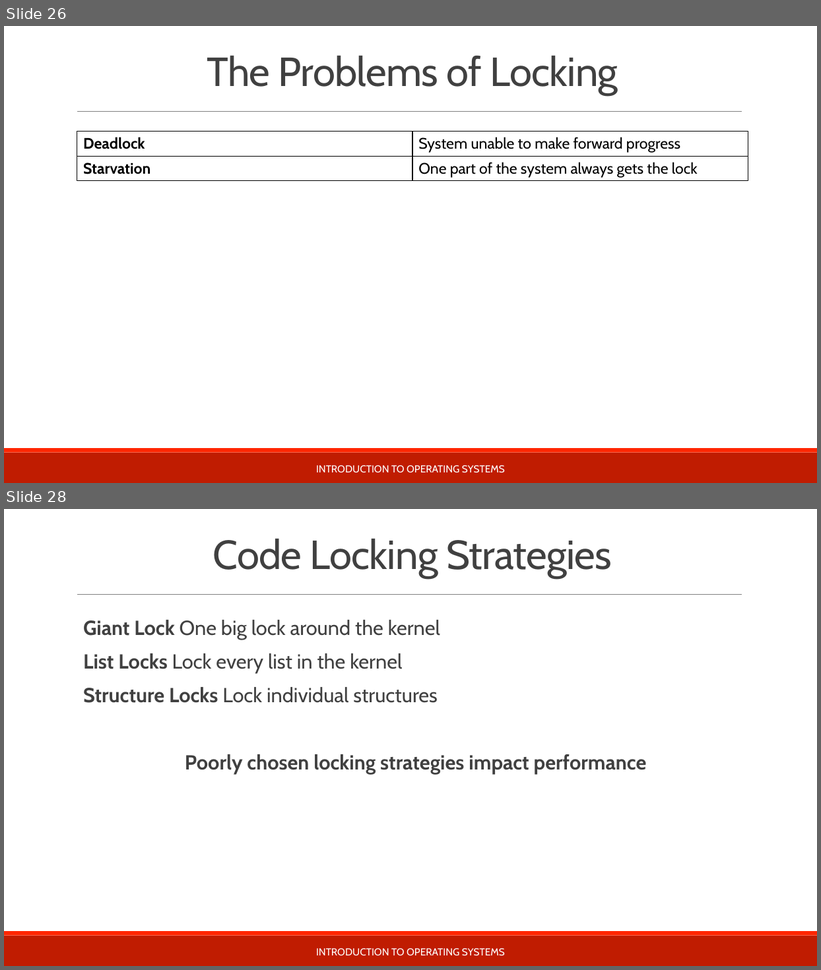
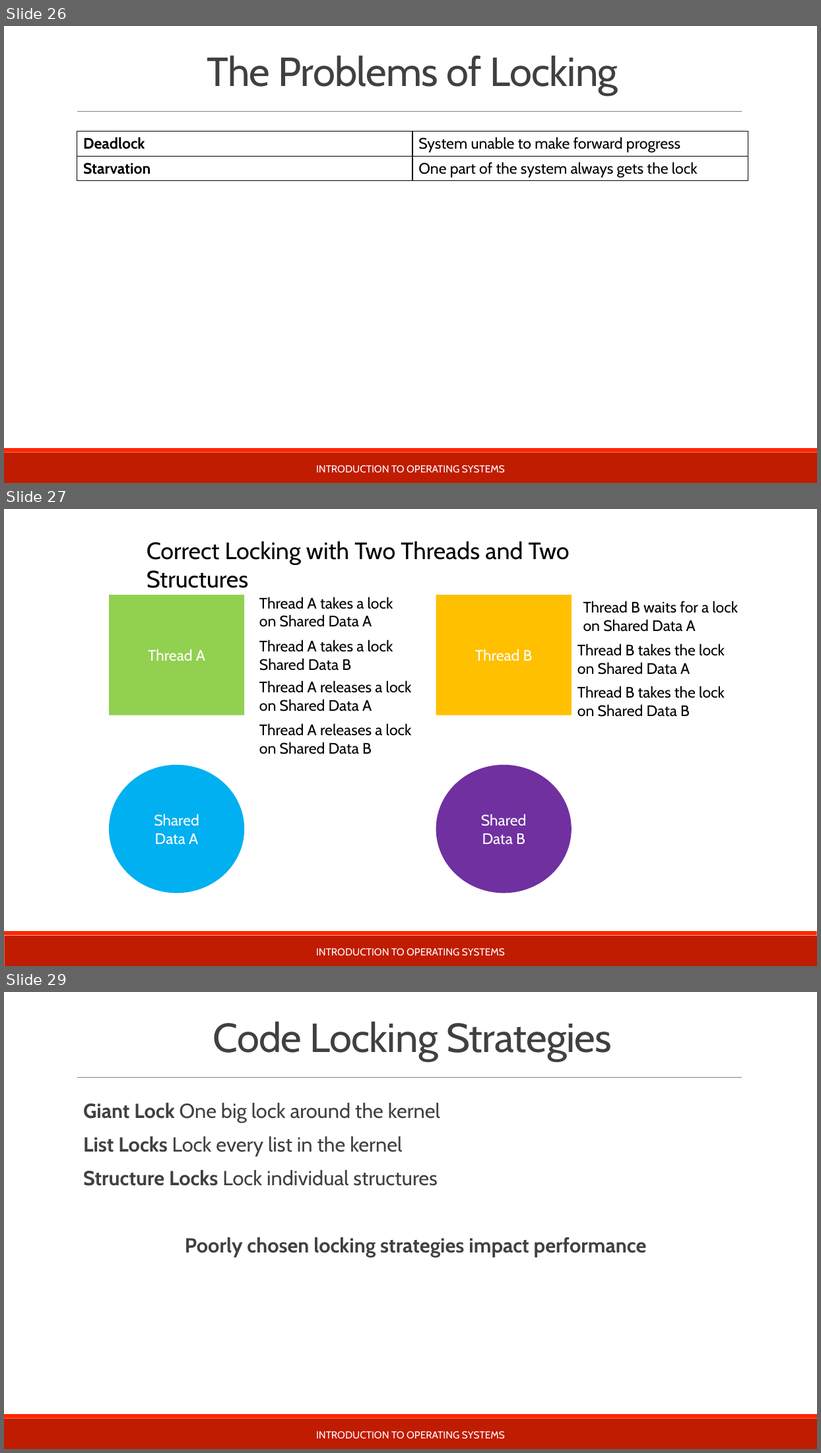
Before and after one commit to teachbsd/course, a slide deck: undergraduate/lectures/processes.pptx. Shown one above the other, each under a label of ours: slides 26 and 28 before the commit, slides 26, 27 and 29 after it; the slides between them are not shown. The pictures are 821x970 and 821x1453 pixels, drawn with LibreOffice and Linux fonts; fonts in the diff are those of the drawing; background and template pictures are left out. Boxes give left, top, right and bottom in pixels: in the first picture for what was removed or moved away, otherwise in the second. Text is boxed around its words. In the diff, an @@ line names an element or a change of style, - is before the commit and + after.

```diff
--- a/undergraduate/lectures/processes.pptx
+++ b/undergraduate/lectures/processes.pptx
@@ slide 27 added at (4, 509, 817, 966), background #FFFFFF; not listed: 2 template elements that a slide beside it also shows @@
@@ text added at (147, 541, 570, 588), 28 pt, text #000000 @@
+Correct Locking with Two Threads and Two Structures
@@ rectangle added at (109, 595, 244, 716), fill #92D050, 18 pt, text #FFFFFF @@
+Thread A
@@ text added at (259, 597, 393, 627), 18 pt, text #000000 @@
+Thread A takes a lock
+on Shared Data A
@@ rectangle added at (436, 595, 572, 716), fill #FFC000, 18 pt, text #FFFFFF @@
+Thread B
@@ text added at (583, 601, 738, 632), 18 pt, text #000000 @@
+Thread B waits for a lock
+on Shared Data A
@@ text added at (259, 640, 393, 671), 18 pt, text #000000 @@
+Thread A takes a lock
+Shared Data B
@@ text added at (578, 644, 725, 675), 18 pt, text #000000 @@
+Thread B takes the lock
+on Shared Data A
@@ text added at (259, 681, 412, 712), 18 pt, text #000000 @@
+Thread A releases a lock
+on Shared Data A
@@ text added at (578, 686, 725, 717), 18 pt, text #000000 @@
+Thread B takes the lock
+on Shared Data B
@@ text added at (259, 723, 412, 755), 18 pt, text #000000 @@
+Thread A releases a lock
+on Shared Data B
@@ ellipse added at (109, 765, 244, 893), fill #00B0F0, 18 pt, text #FFFFFF @@
+Shared
+Data A
@@ ellipse added at (436, 765, 572, 893), fill #7030A0, 18 pt, text #FFFFFF @@
+Shared
+Data B
@@ text added at (316, 949, 505, 956), 12 pt, text #FFFFFF @@
+INTRODUCTION TO OPERATING SYSTEMS
@@ what was slide 28 is now slide 29 @@
```
Also in this commit, not shown: 2 slides changed, 1 other slide added.
